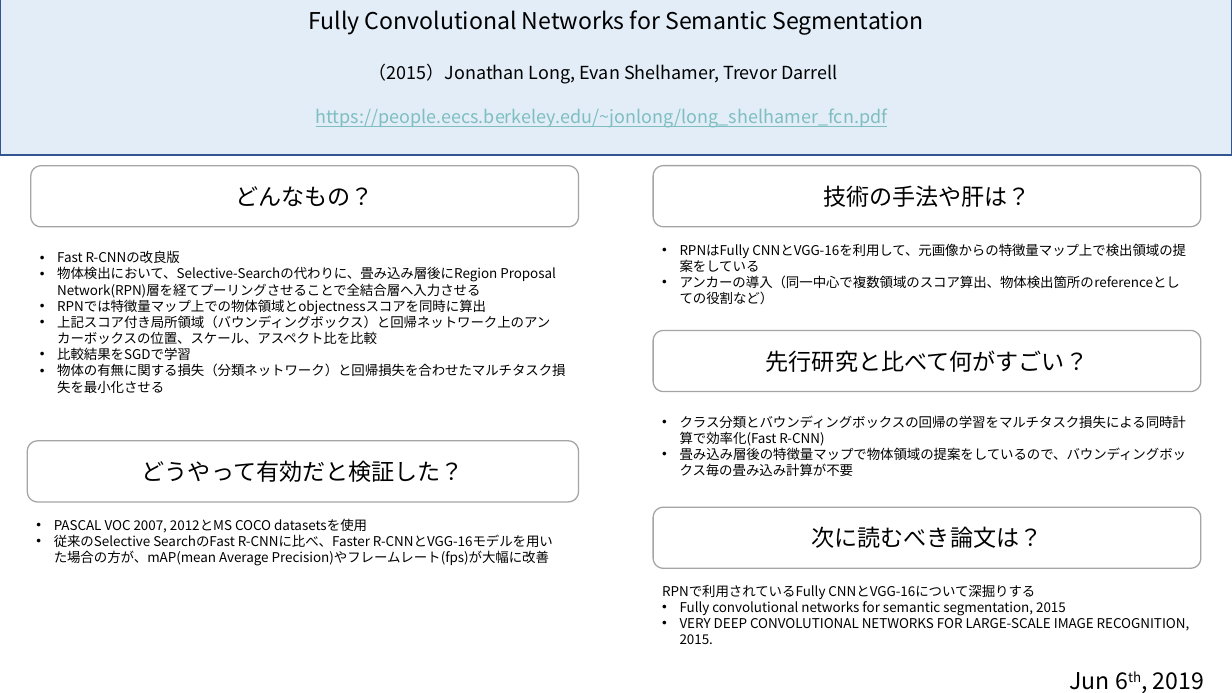
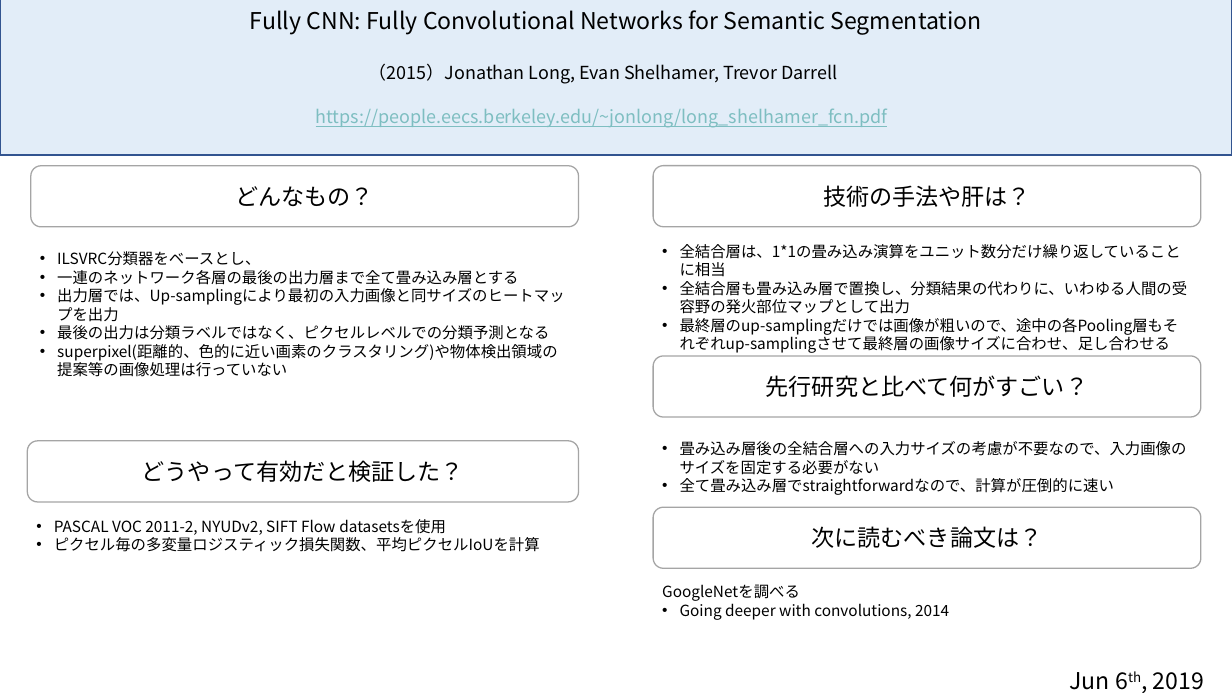
Before and after one commit to kztsh/diveintocode-ml, a slide deck: slide 4 of term2/sprint17/sprint17.pptx. Drawn at 1232x693 pixels with LibreOffice and Linux fonts; fonts in the diff are those of the drawing. Boxes give left, top, right and bottom in pixels: in the first picture for what was removed or moved away, otherwise in the second. Text is boxed around its words. In the diff, an @@ line names an element or a change of style, - is before the commit and + after.

```diff
--- a/term2/sprint17/sprint17.pptx
+++ b/term2/sprint17/sprint17.pptx
@@ text at [250,10,981,35]: text changed @@
-Fully Convolutional Networks for Semantic Segmentation
+Fully CNN: Fully Convolutional Networks for Semantic Segmentation
@@ text at [57,251,564,377]: text changed; size 10.5 to 12 pt @@
-• Fast R-CNNの改良版
-• 物体検出において、Selective-Searchの代わりに、畳み込み層後にRegion Proposal Network(RPN)層を経てプーリングさせることで全結合層へ入力させる
-• RPNでは特徴量マップ上での物体領域とobjectnessスコアを同時に算出
-• 上記スコア付き局所領域（バウンディングボックス）と回帰ネットワーク上のアンカーボックスの位置、スケール、アスペクト比を比較
-• 比較結果をSGDで学習
-• 物体の有無に関する損失（分類ネットワーク）と回帰損失を合わせたマルチタスク損失を最小化させる
+• ILSVRC分類器をベースとし、
+• 一連のネットワーク各層の最後の出力層まで全て畳み込み層とする
+• 出力層では、Up-samplingにより最初の入力画像と同サイズのヒートマップを出力
+• 最後の出力は分類ラベルではなく、ピクセルレベルでの分類予測となる
+• superpixel(距離的、色的に近い画素のクラスタリング)や物体検出領域の提案等の画像処理は行っていない
@@ text at [680,244,1188,353]: text changed; size 10.5 to 12 pt @@
-• RPNはFully CNNとVGG-16を利用して、元画像からの特徴量マップ上で検出領域の提案をしている
-• アンカーの導入（同一中心で複数領域のスコア算出、物体検出箇所のreferenceとしての役割など）
+• 全結合層は、1*1の畳み込み演算をユニット数分だけ繰り返していることに相当
+• 全結合層も畳み込み層で置換し、分類結果の代わりに、いわゆる人間の受容野の発火部位マップとして出力
+• 最終層のup-samplingだけでは画像が粗いので、途中の各Pooling層もそれぞれup-samplingさせて最終層の画像サイズに合わせ、足し合わせる
@@ rounded rectangle "先行研究と比べて何がすごい？": place and size @@
-rounded rectangle "先行研究と比べて何がすごい？" at [653,331,1202,392]
+rounded rectangle "先行研究と比べて何がすごい？" at [653,356,1202,417]
@@ text at [680,441,1187,495]: text changed; size 10.5 to 12 pt @@
-• クラス分類とバウンディングボックスの回帰の学習をマルチタスク損失による同時計算で効率化(Fast R-CNN)
-• 畳み込み層後の特徴量マップで物体領域の提案をしているので、バウンディングボックス毎の畳み込み計算が不要
+• 畳み込み層後の全結合層への入力サイズの考慮が不要なので、入力画像のサイズを固定する必要がない
+• 全て畳み込み層でstraightforwardなので、計算が圧倒的に速い
@@ text at [54,519,540,552]: text changed; size 10.5 to 12 pt @@
-• PASCAL VOC 2007, 2012とMS COCO datasetsを使用
-• 従来のSelective SearchのFast R-CNNに比べ、Faster R-CNNとVGG-16モデルを用いた場合の方が、mAP(mean Average Precision)やフレームレート(fps)が大幅に改善
+• PASCAL VOC 2011-2, NYUDv2, SIFT Flow datasetsを使用
+• ピクセル毎の多変量ロジスティック損失関数、平均ピクセルIoUを計算
@@ text at [662,584,949,620]: text changed; size 10.5 to 12 pt @@
-RPNで利用されているFully CNNとVGG-16について深掘りする
-• Fully convolutional networks for semantic segmentation, 2015
-• VERY DEEP CONVOLUTIONAL NETWORKS FOR LARGE-SCALE IMAGE RECOGNITION, 2015.
+GoogleNetを調べる
+• Going deeper with convolutions, 2014
```
Also in this commit, not shown: 2 other slides changed, 1 slide added, 9 other files.
